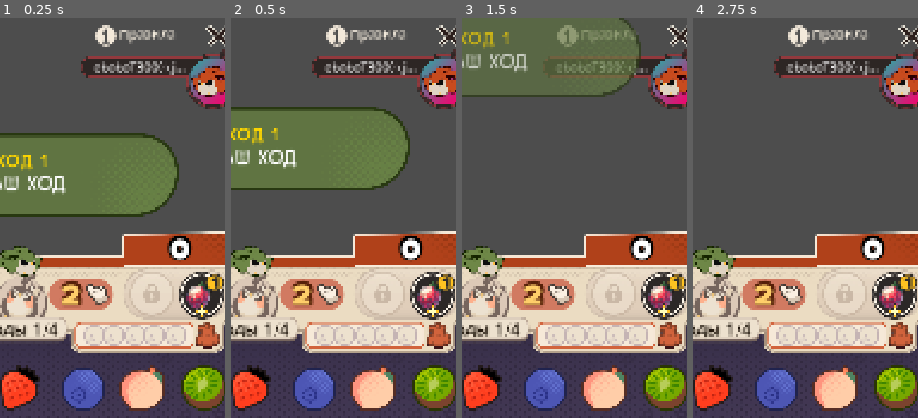
Above: before the commit, frames 1-4 (left to right).
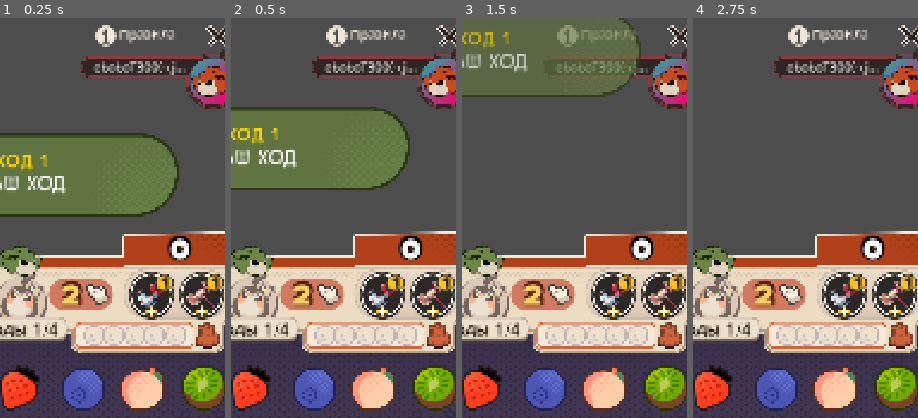
Above: after the commit, the same moments.

Repository: kakachaDev/origami-battle-godot
Game: Godot game, scene res://Assets/Scenes/game.tscn
The game is run twice, just before and just after one commit, with the same random seed, the same clock (stepped at 60 frames per second) and the same inputs.
Inputs (mouse positions are % of the whole screen's width and height, from its top left):
- Up to frame 1 (0.25 s): no input
- Up to frame 2 (0.5 s): no input
- Up to frame 3 (1.5 s): click "Правила" at 0.5 s; click "Подробности" at 1.25 s
- Up to frame 4 (2.75 s): click (10, 34) at 2.02 s
The pictures show only the part of the screen within x 45-95%, y 0-50%; the shares and areas given below are measured in that part.

The runs differ from the first frame. In frame 1, 2.5% of the frame differs, in the area x 57-97%, y 63-76%; in frame 2, 2.5%; in frame 3, 2.5%; in frame 4, 2.5%.

Commit message:
Sync bot skills to UI: right slots show bot_data skills, count updates on use
- BotPlayer: signal bot_skill_used(idx, remaining) emitted before skill fires
- GameUI: _setup_bot_skills() reads bot_data.active_skills and configures
  _r_skill1/_r_skill2 slots (shows Slot2 when bot has 2+ skills);
  _on_bot_skill_used() decrements the matching button count;
  right skill buttons always MOUSE_FILTER_IGNORE (bot-only, never player input);
  removed hardcoded _r_skill1=ActivateModifiers setup

Co-Authored-By: Claude Sonnet 4.6 <noreply@anthropic.com>

Diff:
--- a/Assets/Scripts/BotPlayer.gd
+++ b/Assets/Scripts/BotPlayer.gd
@@ -7,6 +7,8 @@
 
 @onready var _manager: GameManager = $"../GameManager"
 @onready var _board: GameBoard = $"../Bottom/GameField/Gems"
+
+signal bot_skill_used(skill_index: int, remaining: int)
 
 var _skill_counts: Array = []
 
@@ -60,6 +62,7 @@
 			return
 
 	_skill_counts[idx] -= 1
+	bot_skill_used.emit(idx, _skill_counts[idx])
 	_board.bot_execute_skill(effect, rank, target)
 
 	while _board.is_busy:
--- a/Assets/Scripts/GameUI.gd
+++ b/Assets/Scripts/GameUI.gd
@@ -3,7 +3,6 @@
 
 const _SKILL_DESTROY_TYPE: SkillData = preload("res://Assets/Resources/Skills/DestroyType.tres")
 const _SKILL_DESTROY_LINES: SkillData = preload("res://Assets/Resources/Skills/DestroyLines.tres")
-const _SKILL_ACTIVATE_MODS: SkillData = preload("res://Assets/Resources/Skills/ActivateModifiers.tres")
 
 @export var passive_stack_resources: Array[PassiveStackData] = []
 
@@ -22,6 +21,7 @@
 @onready var _l_skill1: ActiveSkillBase = $"../Bottom/HotBar/L_ActiveSkillSlots/Slot1/ActiveSkillBase"
 @onready var _l_skill2: ActiveSkillBase = $"../Bottom/HotBar/L_ActiveSkillSlots/Slot2/ActiveSkillBase"
 @onready var _r_skill1: ActiveSkillBase = $"../Bottom/HotBar/R_ActiveSkillSlots/Slot1/ActiveSkillBase"
+@onready var _r_skill2: ActiveSkillBase = $"../Bottom/HotBar/R_ActiveSkillSlots/Slot2/ActiveSkillBase"
 @onready var _r_slot2: Control = $"../Bottom/HotBar/R_ActiveSkillSlots/Slot2"
 @onready var _top_node: Control = $"../Top"
 @onready var _bottom_node: Control = $"../Bottom"
@@ -32,6 +32,7 @@
 @onready var _popup_enemy_label: RichTextLabel = $"../RoundPopups/EnemyTurn/RichTextLabel"
 @onready var _popup_your_label: RichTextLabel = $"../RoundPopups/YourTurn/RichTextLabel"
 
+var _bot_player  # BotPlayer node, untyped to avoid parse-time class resolution
 var _current_player: int = GameManager.LEFT
 var _selected_skill: ActiveSkillBase = null
 var _pending_skill_button: ActiveSkillBase = null
@@ -80,15 +81,44 @@
 	_l_skill2.skill_data = _SKILL_DESTROY_LINES
 	_l_skill2.rank = 1
 	_l_skill2.count = 1
-	_r_skill1.skill_data = _SKILL_ACTIVATE_MODS
-	_r_skill1.rank = 1
-	_r_skill1.count = 1
+
+	_bot_player = get_node_or_null("../BotPlayer")
+	if _bot_player != null:
+		_bot_player.bot_skill_used.connect(_on_bot_skill_used)
+	_setup_bot_skills()
 
 	_update_skill_button_interaction()
 
 	_l_skill1.pressed.connect(func(): _on_skill_pressed(_l_skill1, GameManager.LEFT))
 	_l_skill2.pressed.connect(func(): _on_skill_pressed(_l_skill2, GameManager.LEFT))
-	_r_skill1.pressed.connect(func(): _on_skill_pressed(_r_skill1, GameManager.RIGHT))
+
+func _setup_bot_skills() -> void:
+	if _bot_player == null:
+		return
+	var bd = _bot_player.bot_data
+	if bd == null:
+		return
+	var skills: Array = bd.active_skills
+	var ranks: Array = bd.active_skill_ranks
+	var counts: Array = bd.active_skill_counts
+
+	if skills.size() > 0 and skills[0] != null:
+		_r_skill1.skill_data = skills[0]
+		_r_skill1.rank = ranks[0] if ranks.size() > 0 else 1
+		_r_skill1.count = counts[0] if counts.size() > 0 else 0
+
+	var has_slot2 := skills.size() > 1 and skills[1] != null
+	_r_slot2.visible = has_slot2
+	if has_slot2:
+		_r_skill2.skill_data = skills[1]
+		_r_skill2.rank = ranks[1] if ranks.size() > 1 else 1
+		_r_skill2.count = counts[1] if counts.size() > 1 else 0
+
+func _on_bot_skill_used(idx: int, remaining: int) -> void:
+	if idx == 0:
+		_r_skill1.count = remaining
+	elif idx == 1:
+		_r_skill2.count = remaining
 
 func _on_score_updated(l_score: int, r_score: int) -> void:
 	var l_delta := l_score - _l_score_val
@@ -231,6 +261,7 @@
 	_l_skill1.mouse_filter = Control.MOUSE_FILTER_IGNORE
 	_l_skill2.mouse_filter = Control.MOUSE_FILTER_IGNORE
 	_r_skill1.mouse_filter = Control.MOUSE_FILTER_IGNORE
+	_r_skill2.mouse_filter = Control.MOUSE_FILTER_IGNORE
 
 func _update_skill_button_interaction() -> void:
 	var l_active := _current_player == GameManager.LEFT
@@ -244,11 +275,11 @@
 	if not l_active:
 		_l_skill1.button_pressed = false
 		_l_skill2.button_pressed = false
-	else:
-		_r_skill1.button_pressed = false
 	_l_skill1.mouse_filter = Control.MOUSE_FILTER_STOP if l_active else Control.MOUSE_FILTER_IGNORE
 	_l_skill2.mouse_filter = Control.MOUSE_FILTER_STOP if l_active else Control.MOUSE_FILTER_IGNORE
-	_r_skill1.mouse_filter = Control.MOUSE_FILTER_STOP if not l_active else Control.MOUSE_FILTER_IGNORE
+	# Right slots belong to the bot — never interactive for the player
+	_r_skill1.mouse_filter = Control.MOUSE_FILTER_IGNORE
+	_r_skill2.mouse_filter = Control.MOUSE_FILTER_IGNORE
 
 func _on_skill_pressed(button: ActiveSkillBase, player: int) -> void:
 	if _board.is_busy or player != _current_player:
